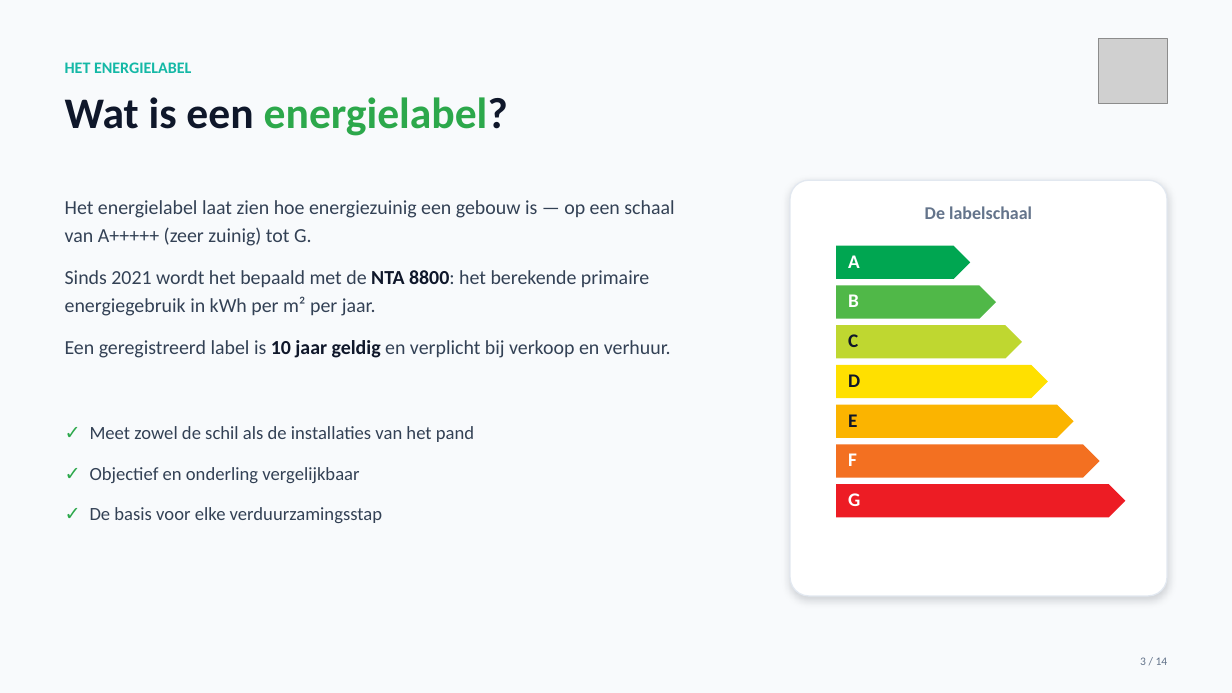
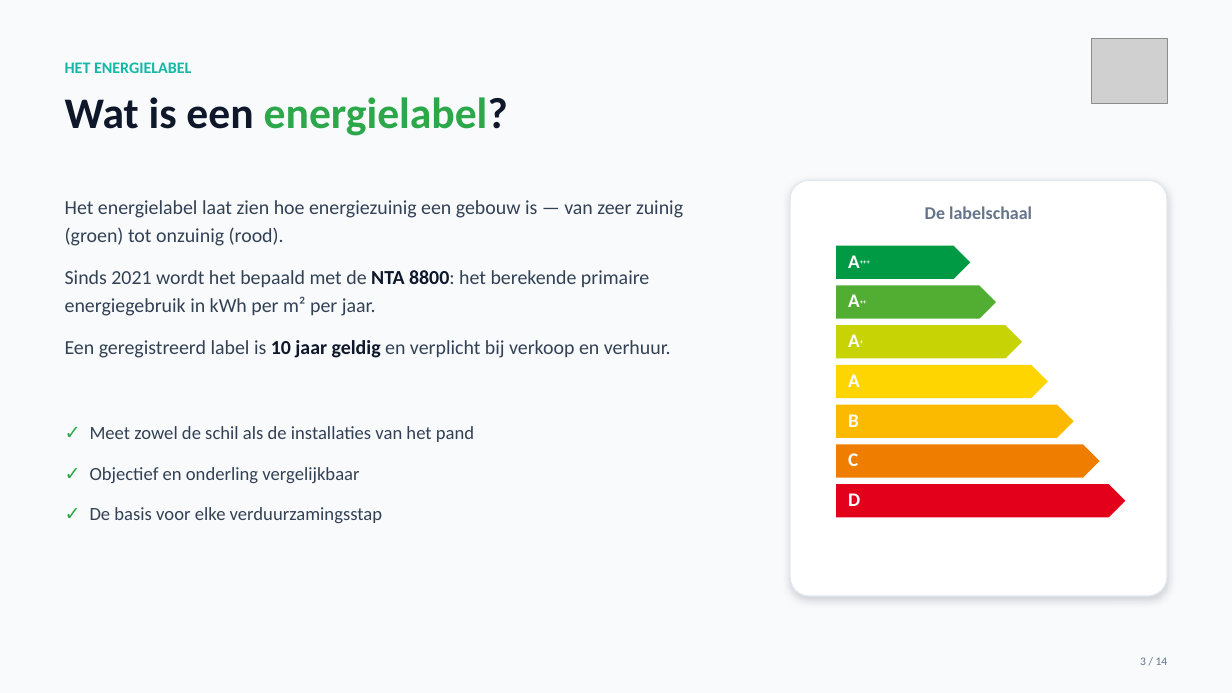
Before and after one commit to Energiebehoud/presentatie-makelaars, a slide deck: slide 3 of presentatie-makelaars.pptx. Drawn at 1232x693 pixels with LibreOffice and Linux fonts; fonts in the diff are those of the drawing; grey boxes stand for pictures. Boxes give left, top, right and bottom in pixels: in the first picture for what was removed or moved away, otherwise in the second. Text is boxed around its words. In the diff, an @@ line names an element or a change of style, - is before the commit and + after.

```diff
--- a/presentatie-makelaars.pptx
+++ b/presentatie-makelaars.pptx
@@ picture: place and size @@
-picture at [1099,39,1168,104]
+picture at [1092,39,1167,104]
@@ text at [65,200,683,246]: text changed @@
-Het energielabel laat zien hoe energiezuinig een gebouw is — op een schaal van A+++++ (zeer zuinig) tot G.
+Het energielabel laat zien hoe energiezuinig een gebouw is — van zeer zuinig (groen) tot onzuinig (rood).
@@ pentagon arrow at [836,246,970,279]: fill #00A651 to #009A44 @@
@@ text at [848,255,860,268]: text changed; size 15 to 9 pt @@
-A
+A+++
@@ pentagon arrow at [836,286,996,319]: fill #50B848 to #52AE32 @@
@@ text added at [848,294,860,307], 9 pt, text #FFFFFF, bold @@
+A++
@@ pentagon arrow at [836,325,1022,359]: fill #BFD730 to #C7D304 @@
@@ text added at [848,334,860,347], 15 pt, text #FFFFFF, bold @@
+A+
@@ pentagon arrow at [836,365,1048,398]: fill #FFE000 to #FFD500 @@
@@ text added at [848,374,860,387], 15 pt, text #FFFFFF, bold @@
+A
@@ pentagon arrow at [836,405,1074,438]: fill #FBB400 to #FBBA00 @@
@@ text "B": place and size @@
-text "B" at [848,294,859,307]
+text "B" at [848,414,859,427]
@@ text removed at [848,414,857,427] @@
-E
@@ pentagon arrow at [836,445,1100,478]: fill #F37021 to #EF7D00 @@
@@ text "C" at [848,453,858,466]: text colour #0F172A to #FFFFFF @@
@@ text "C": place and size @@
-text "C" at [848,334,858,347]
+text "C" at [848,453,858,466]
@@ text removed at [848,453,857,466] @@
-F
@@ pentagon arrow at [836,484,1126,518]: fill #ED1C24 to #E2001A @@
@@ text "D": place and size @@
-text "D" at [848,374,860,387]
+text "D" at [848,493,860,506]
@@ text "D" at [848,493,860,506]: text colour #0F172A to #FFFFFF @@
@@ text removed at [848,493,860,506] @@
-G
```
Also in this commit, not shown: 13 other slides changed, 2 other files.
